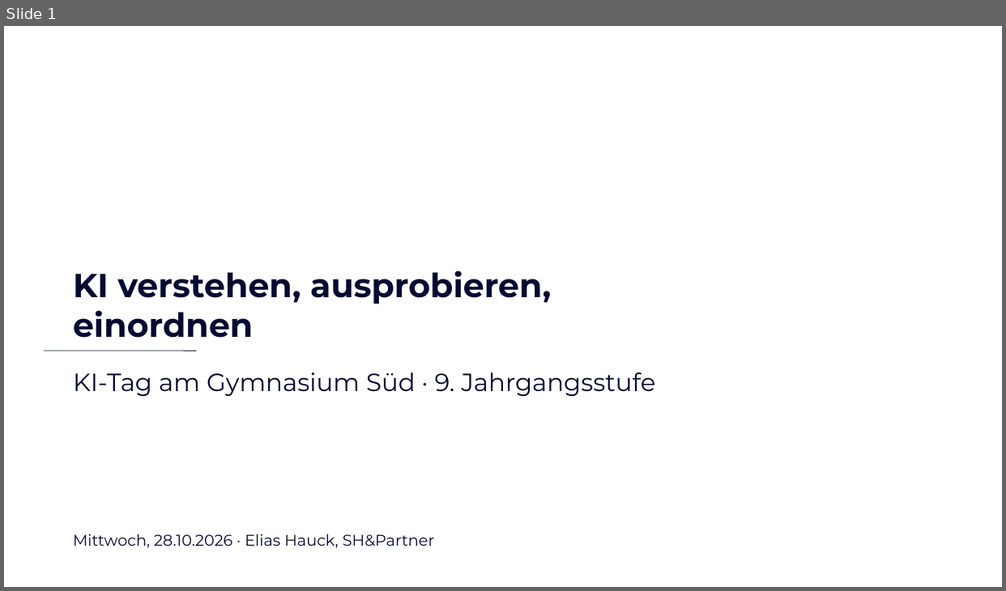
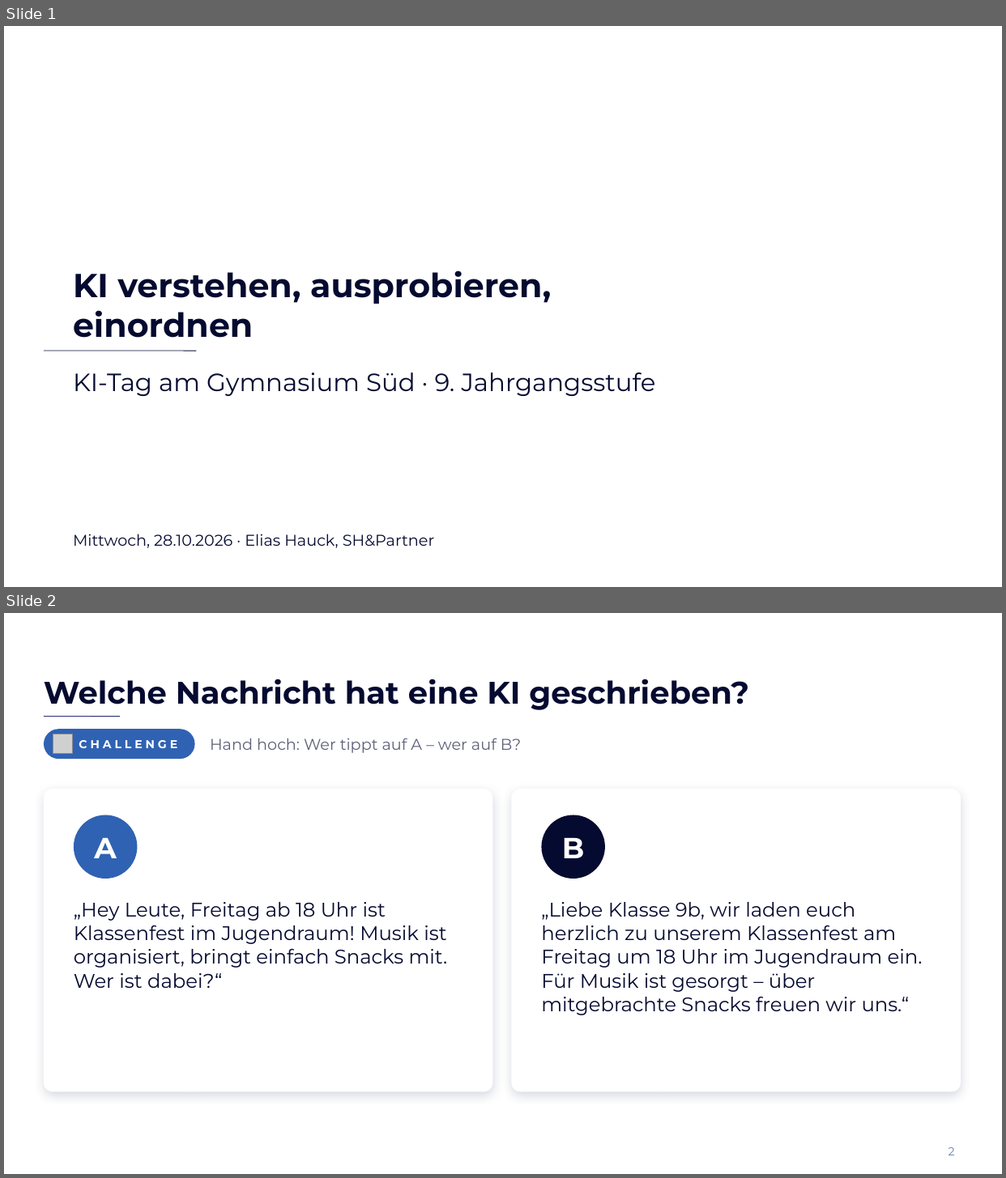
Before and after one commit to elias762/Advisory-board, a slide deck: ki-tag-gymnasium-sued/KI-Tag_Gymnasium-Sued_Impulsvortrag.pptx. Shown one above the other, each under a label of ours: slide 1 before the commit, slides 1 and 2 after it. The pictures are 1006x591 and 1006x1178 pixels, drawn with LibreOffice and Linux fonts; fonts in the diff are those of the drawing; grey boxes stand for pictures; background and template pictures are left out. Boxes give left, top, right and bottom in pixels: in the first picture for what was removed or moved away, otherwise in the second. Text is boxed around its words. In the diff, an @@ line names an element or a change of style, - is before the commit and + after.

```diff
--- a/ki-tag-gymnasium-sued/KI-Tag_Gymnasium-Sued_Impulsvortrag.pptx
+++ b/ki-tag-gymnasium-sued/KI-Tag_Gymnasium-Sued_Impulsvortrag.pptx
@@ slide 2 added at [4, 613, 1002, 1174], background #FFFFFF @@
@@ title added at [44, 679, 748, 710], 30 pt, text #050A30, bold @@
+Welche Nachricht hat eine KI geschrieben?
@@ line added from (44, 717) to (120, 717), #283070 0.75 pt @@
@@ rounded rectangle added at [44, 729, 195, 759], fill #2F62B3 @@
@@ picture added at [53, 735, 73, 754] @@
@@ text added at [79, 740, 177, 748], 11 pt, text #FFFFFF, bold @@
+CHALLENGE
@@ text added at [210, 738, 521, 753], 15 pt, text #5E6178 @@
+Hand hoch: Wer tippt auf A – wer auf B?
@@ rounded rectangle added at [44, 789, 493, 1093], fill #FFFFFF @@
@@ rounded rectangle added at [512, 789, 961, 1093], fill #FFFFFF @@
@@ ellipse added at [74, 815, 138, 879], fill #2F62B3 @@
@@ ellipse added at [542, 815, 605, 879], fill #050A30 @@
@@ text added at [94, 838, 117, 858], 28 pt, text #FFFFFF, bold @@
+A
@@ text added at [562, 838, 584, 858], 28 pt, text #FFFFFF, bold @@
+B
@@ text added at [74, 902, 448, 988], 19 pt, text #050A30 @@
+„Hey Leute, Freitag ab 18 Uhr ist Klassenfest im Jugendraum! Musik ist organisiert, bringt einfach Snacks mit. Wer ist dabei?“
@@ text added at [541, 902, 923, 1016], 19 pt, text #050A30 @@
+„Liebe Klasse 9b, wir laden euch herzlich zu unserem Klassenfest am Freitag um 18 Uhr im Jugendraum ein. Für Musik ist gesorgt – über mitgebrachte Snacks freuen wir uns.“
@@ page number added at [948, 1148, 955, 1156], 11 pt, text #6A7FA8 @@
+2
```
Also in this commit, not shown: 23 slides changed, 10 other slides added, 1 slide removed, 1 other file.
